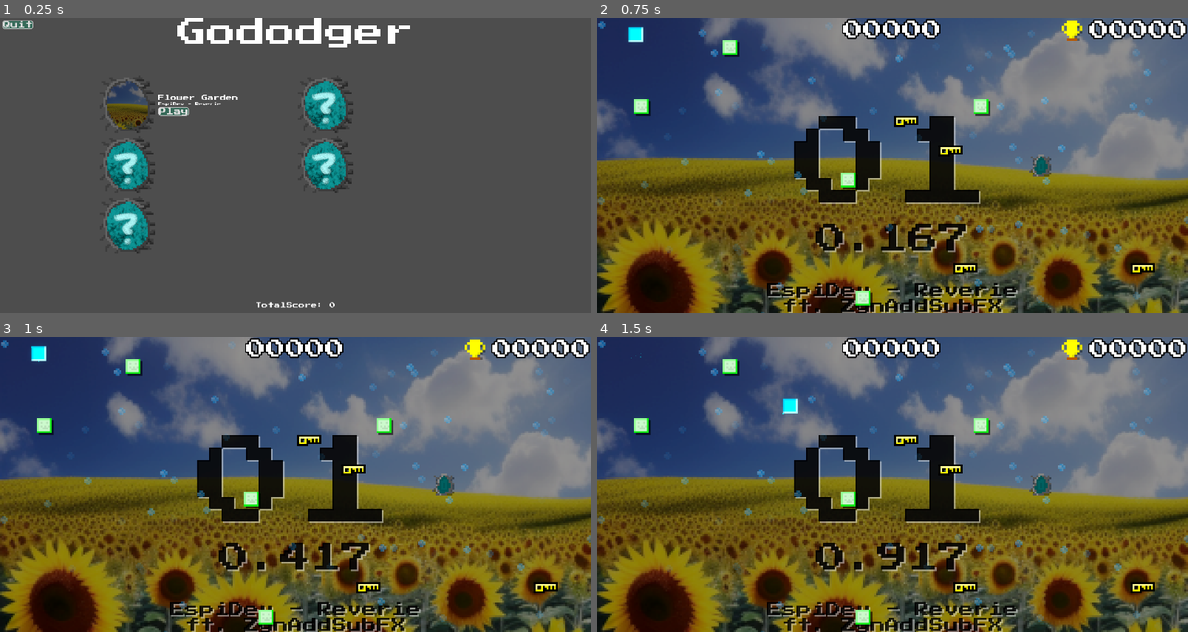
Above: before the commit, frames 1-4 (two rows, left to right).
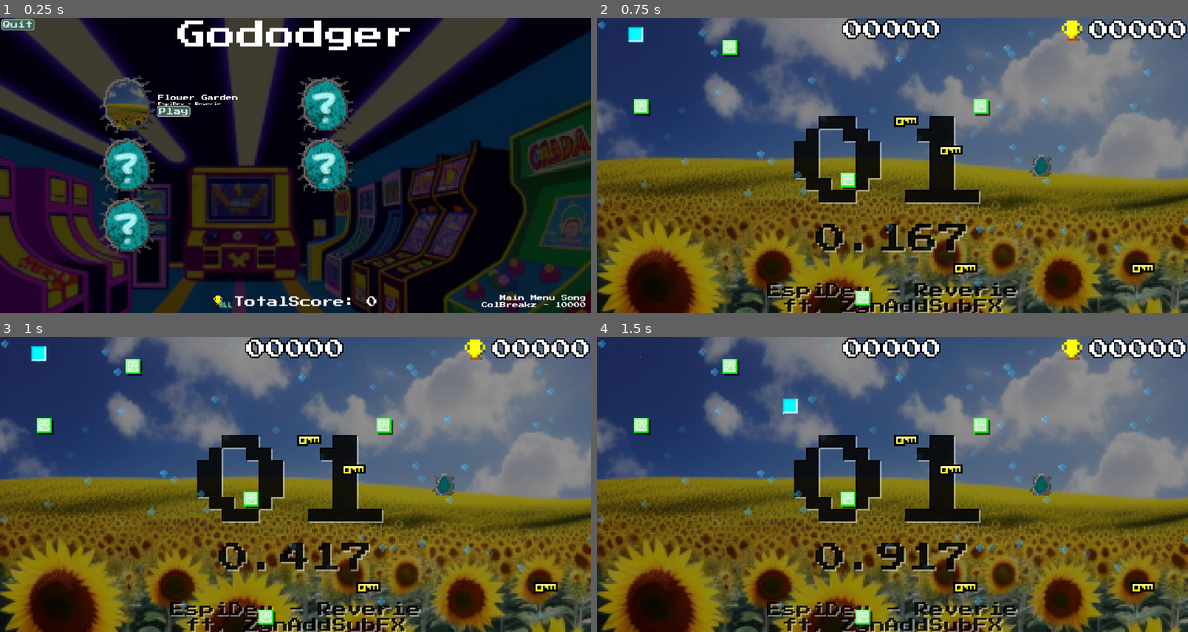
Above: after the commit, the same moments.

Repository: veprogames/gododger
Game: Godot game, scene res://mainmenu/main_menu.tscn
Same seed, same stepped clock (60 frames per second), same inputs: the game is played once before the commit and once after it.
Inputs (mouse positions are in pixels of both pictures, inside the frame that each line leads up to):
- Up to frame 1 (0.25 s): no input
- Up to frame 2 (0.75 s): click "Play" at 0.5 s
- Up to frame 3 (1 s): no input
- Up to frame 4 (1.5 s): move the mouse to (922, 484) at 1.27 s

The runs differ from the first frame. In frame 1, 92% of the frame differs, in the area x 0-100%, y 0-100%; in frame 2, nothing differs; in frame 3, nothing differs; in frame 4, nothing differs.

Commit message:
improve main menu, level effects for 20 and 40

Diff:
--- a/global/global.gd
+++ b/global/global.gd
@@ -25,6 +25,11 @@
 func get_highscore(id: String) -> int:
 	if id in highscores:
 		return highscores[id].get("score", 0)
+	return 0
+
+func get_highscore_level(id: String) -> int:
+	if id in highscores:
+		return highscores[id].get("level", 0)
 	return 0
 
 func get_total_score() -> int:
--- a/mainmenu/main_menu.gd
+++ b/mainmenu/main_menu.gd
@@ -1,6 +1,6 @@
 extends Node2D
 
-@onready var label_totalscore := $CanvasLayer/LabelTotalScore as Label
+@onready var label_totalscore := $CanvasLayer/HBoxContainer/LabelTotalScore as Label
 
 # Called when the node enters the scene tree for the first time.
 func _ready() -> void:
@@ -9,7 +9,7 @@
 
 func _input(event: InputEvent) -> void:
 	var key_event := event as InputEventKey
-	if key_event and key_event.keycode == KEY_ESCAPE:
+	if key_event and key_event.keycode == KEY_ESCAPE and key_event.pressed:
 		get_tree().quit()
 
 func _on_button_quit_pressed() -> void:
--- a/mainmenu/main_menu.tscn
+++ b/mainmenu/main_menu.tscn
@@ -1,43 +1,74 @@
-[gd_scene load_steps=8 format=3 uid="uid://bocgebmg4lvr2"]
+[gd_scene load_steps=11 format=3 uid="uid://bocgebmg4lvr2"]
 
 [ext_resource type="Script" path="res://mainmenu/main_menu.gd" id="1_lum3s"]
 [ext_resource type="PackedScene" uid="uid://0fqtkl81e2hk" path="res://ui/ui_level.tscn" id="1_ocp4w"]
 [ext_resource type="Resource" uid="uid://csemitroqxfkg" path="res://level/levels/xtrullor22.tres" id="2_i2o40"]
+[ext_resource type="Texture2D" uid="uid://ch1ohqla1qqi8" path="res://ui/highscore_all.png" id="2_qrsys"]
 [ext_resource type="Resource" uid="uid://bbgwqe18xgjta" path="res://level/levels/espireverie.tres" id="3_psaed"]
 [ext_resource type="Resource" uid="uid://cunpc84se8g22" path="res://level/levels/cysmixsonata.tres" id="5_exgch"]
 [ext_resource type="Resource" uid="uid://b6877rj2o5ns7" path="res://level/levels/xtrullor_gold.tres" id="5_h2kj8"]
 [ext_resource type="Resource" uid="uid://0ptlj6o6sxfk" path="res://level/levels/koraii_purgatori.tres" id="7_s6j14"]
+[ext_resource type="Texture2D" uid="uid://cxaghfnp8hqbc" path="res://mainmenu/background.png" id="8_ncnv8"]
+[ext_resource type="AudioStream" uid="uid://cke6gx0wrdwgr" path="res://music/colbreakz_10000.ogg" id="10_gy7ud"]
 
 [node name="MainMenu" type="Node2D"]
 script = ExtResource("1_lum3s")
 
 [node name="CanvasLayer" type="CanvasLayer" parent="."]
 
-[node name="Label" type="Label" parent="CanvasLayer"]
+[node name="LabelTitle" type="Label" parent="CanvasLayer"]
 anchors_preset = 5
 anchor_left = 0.5
 anchor_right = 0.5
-offset_left = -128.0
-offset_right = 128.0
-offset_bottom = 35.0
+offset_left = -384.0
+offset_top = 8.0
+offset_right = 384.0
+offset_bottom = 107.0
 grow_horizontal = 2
 theme_override_font_sizes/font_size = 96
 text = "Gododger"
 horizontal_alignment = 1
 vertical_alignment = 1
 
-[node name="LabelTotalScore" type="Label" parent="CanvasLayer"]
+[node name="LabelSong" type="Label" parent="CanvasLayer"]
+anchors_preset = 3
+anchor_left = 1.0
+anchor_top = 1.0
+anchor_right = 1.0
+anchor_bottom = 1.0
+offset_left = -356.0
+offset_top = -62.0
+offset_right = -16.0
+offset_bottom = -16.0
+grow_horizontal = 0
+grow_vertical = 0
+text = "Main Menu Song
+ColBreakz - 10000"
+horizontal_alignment = 2
+vertical_alignment = 2
+
+[node name="HBoxContainer" type="HBoxContainer" parent="CanvasLayer"]
 anchors_preset = 7
 anchor_left = 0.5
 anchor_top = 1.0
 anchor_right = 0.5
 anchor_bottom = 1.0
-offset_left = -128.0
-offset_top = -35.0
-offset_right = 128.0
+offset_left = -50.5
+offset_top = -56.0
+offset_right = 50.5
+offset_bottom = -16.0
 grow_horizontal = 2
 grow_vertical = 0
-text = "TotalScore: 0"
+
+[node name="TextureRect" type="TextureRect" parent="CanvasLayer/HBoxContainer"]
+layout_mode = 2
+texture = ExtResource("2_qrsys")
+expand_mode = 3
+
+[node name="LabelTotalScore" type="Label" parent="CanvasLayer/HBoxContainer"]
+layout_mode = 2
+theme_override_font_sizes/font_size = 36
+text = "0"
 
 [node name="VBoxContainer" type="GridContainer" parent="CanvasLayer"]
 anchors_preset = 8
@@ -80,4 +111,15 @@
 offset_bottom = 36.0
 text = "Quit"
 
+[node name="Background" type="TextureRect" parent="CanvasLayer"]
+z_index = -10
+offset_right = 1920.0
+offset_bottom = 1081.0
+mouse_filter = 2
+texture = ExtResource("8_ncnv8")
+
+[node name="AudioStreamPlayer" type="AudioStreamPlayer" parent="."]
+stream = ExtResource("10_gy7ud")
+autoplay = true
+
 [connection signal="pressed" from="CanvasLayer/ButtonQuit" to="." method="_on_button_quit_pressed"]
--- a/ui/ui_level.gd
+++ b/ui/ui_level.gd
@@ -10,6 +10,8 @@
 @onready var label_requirement := $Locked/Control/LabelRequirement as Label
 @onready var image_level := $Unlocked/Container/PreviewClip/LevelImage as TextureRect
 @onready var button_play := $Unlocked/Control/ButtonPlay as Button
+@onready var particles_level20 := $GPUParticlesLevel20 as GPUParticles2D
+@onready var particles_level40 := $GPUParticlesLevel40 as GPUParticles2D
 
 func _ready() -> void:
 	label_title.text = data.title
@@ -17,6 +19,12 @@
 	label_requirement.text = "need: %d" % data.requirement
 	label_requirement.visible = !button_play.visible
 	image_level.texture = data.background
+
+	var highscore_level := Global.get_highscore_level(data.id)
+	if highscore_level < 20:
+		particles_level20.queue_free()
+	if highscore_level < 40:
+		particles_level40.queue_free()
 
 	if data.is_unlocked():
 		container_locked.queue_free()
--- a/ui/ui_level.tscn
+++ b/ui/ui_level.tscn
@@ -6,9 +6,55 @@
 [ext_resource type="Texture2D" uid="uid://d13xsp843lc0h" path="res://ui/levelpreview_clip.png" id="3_l4a8p"]
 [ext_resource type="Texture2D" uid="uid://dxxowl7hnb16d" path="res://level/levels/cysmixsonata.png" id="4_d32j6"]
 [ext_resource type="Texture2D" uid="uid://bhrv3lcyvwqt2" path="res://ui/locked.png" id="5_supih"]
+[ext_resource type="Texture2D" uid="uid://dmxa3grkjcr41" path="res://level/particles/smoke.png" id="7_eggd3"]
+[ext_resource type="Texture2D" uid="uid://c32nv3l71twvm" path="res://level/particles/galaxy.png" id="8_xtdpd"]
+
+[sub_resource type="Gradient" id="Gradient_u4v37"]
+offsets = PackedFloat32Array(0, 0.237037, 0.837037, 0.977778)
+colors = PackedColorArray(0, 0, 0, 0, 1, 1, 1, 1, 1, 1, 1, 1, 1, 1, 1, 0)
+
+[sub_resource type="GradientTexture1D" id="GradientTexture1D_mw56r"]
+gradient = SubResource("Gradient_u4v37")
+
+[sub_resource type="ParticleProcessMaterial" id="ParticleProcessMaterial_qhifa"]
+emission_shape = 1
+emission_sphere_radius = 64.0
+particle_flag_disable_z = true
+direction = Vector3(0, -1, 0)
+spread = 180.0
+gravity = Vector3(0, 0, 0)
+initial_velocity_min = 60.0
+initial_velocity_max = 60.0
+angular_velocity_min = 5.0
+angular_velocity_max = 5.0
+orbit_velocity_min = 0.1
+orbit_velocity_max = 0.2
+scale_min = 3.0
+scale_max = 3.0
+color = Color(1, 1, 0, 0.278431)
+color_ramp = SubResource("GradientTexture1D_mw56r")
+hue_variation_max = 0.35
+
+[sub_resource type="ParticleProcessMaterial" id="ParticleProcessMaterial_v17aj"]
+emission_shape = 1
+emission_sphere_radius = 64.0
+particle_flag_disable_z = true
+direction = Vector3(0, -1, 0)
+spread = 180.0
+gravity = Vector3(0, 0, 0)
+initial_velocity_min = 60.0
+initial_velocity_max = 60.0
+angular_velocity_min = 5.0
+angular_velocity_max = 5.0
+orbit_velocity_min = 0.1
+orbit_velocity_max = 0.2
+scale_min = 12.0
+scale_max = 12.0
+color = Color(1, 0.14902, 0, 0.278431)
+color_ramp = SubResource("GradientTexture1D_mw56r")
+hue_variation_max = 0.35
 
 [node name="UILevel" type="Control"]
-clip_contents = true
 custom_minimum_size = Vector2(640, 192)
 layout_mode = 3
 anchors_preset = 0
@@ -112,4 +158,24 @@
 layout_mode = 2
 text = "need: 0"
 
+[node name="GPUParticlesLevel20" type="GPUParticles2D" parent="."]
+z_index = -1
+position = Vector2(97, 98)
+amount = 48
+process_material = SubResource("ParticleProcessMaterial_qhifa")
+texture = ExtResource("7_eggd3")
+lifetime = 1.5
+preprocess = 2.0
+fixed_fps = 60
+
+[node name="GPUParticlesLevel40" type="GPUParticles2D" parent="."]
+z_index = -1
+position = Vector2(97, 98)
+amount = 64
+process_material = SubResource("ParticleProcessMaterial_v17aj")
+texture = ExtResource("8_xtdpd")
+lifetime = 1.5
+preprocess = 2.0
+fixed_fps = 60
+
 [connection signal="pressed" from="Unlocked/Control/ButtonPlay" to="." method="_on_button_play_pressed"]
--- a/ui_theme.tres
+++ b/ui_theme.tres
@@ -1,6 +1,23 @@
-[gd_resource type="Theme" load_steps=3 format=3 uid="uid://dpvtn5h8ykqux"]
+[gd_resource type="Theme" load_steps=5 format=3 uid="uid://dpvtn5h8ykqux"]
 
 [ext_resource type="FontFile" uid="uid://dkv7uv7vt3qfp" path="res://fonts/PressStart2P-Regular.ttf" id="1_u40xv"]
+
+[sub_resource type="StyleBoxFlat" id="StyleBoxFlat_tne4t"]
+bg_color = Color(0.317647, 0.580392, 0.494118, 1)
+border_width_left = 2
+border_width_top = 2
+border_width_right = 2
+border_width_bottom = 2
+corner_radius_top_left = 8
+corner_radius_top_right = 8
+corner_radius_bottom_right = 8
+corner_radius_bottom_left = 8
+corner_detail = 4
+expand_margin_left = 4.0
+expand_margin_top = 4.0
+expand_margin_right = 4.0
+expand_margin_bottom = 4.0
+anti_aliasing = false
 
 [sub_resource type="StyleBoxFlat" id="StyleBoxFlat_ck78s"]
 bg_color = Color(0.211765, 0.415686, 0.34902, 1)
@@ -13,11 +30,34 @@
 corner_radius_bottom_right = 8
 corner_radius_bottom_left = 8
 corner_detail = 4
+expand_margin_left = 4.0
+expand_margin_top = 4.0
+expand_margin_right = 4.0
+expand_margin_bottom = 4.0
+anti_aliasing = false
+
+[sub_resource type="StyleBoxFlat" id="StyleBoxFlat_3acro"]
+bg_color = Color(0.4, 0.694118, 0.596078, 1)
+border_width_left = 2
+border_width_top = 2
+border_width_right = 2
+border_width_bottom = 2
+corner_radius_top_left = 8
+corner_radius_top_right = 8
+corner_radius_bottom_right = 8
+corner_radius_bottom_left = 8
+corner_detail = 4
+expand_margin_left = 4.0
+expand_margin_top = 4.0
+expand_margin_right = 4.0
+expand_margin_bottom = 4.0
 anti_aliasing = false
 
 [resource]
 Button/font_sizes/font_size = 24
 Button/fonts/font = ExtResource("1_u40xv")
+Button/styles/hover = SubResource("StyleBoxFlat_tne4t")
 Button/styles/normal = SubResource("StyleBoxFlat_ck78s")
+Button/styles/pressed = SubResource("StyleBoxFlat_3acro")
 Label/font_sizes/font_size = 20
 Label/fonts/font = ExtResource("1_u40xv")
Binary file added: mainmenu/background.png
Not shown, added: mainmenu/background.png.import
Not shown, added: music/colbreakz_10000.ogg.import
Binary file added: ui/highscore_all.png
Not shown, added: ui/highscore_all.png.import
Not shown: 1 places in ui/ui_level.tscn that only renumber resources
Not shown, added: music/colbreakz_10000.ogg
